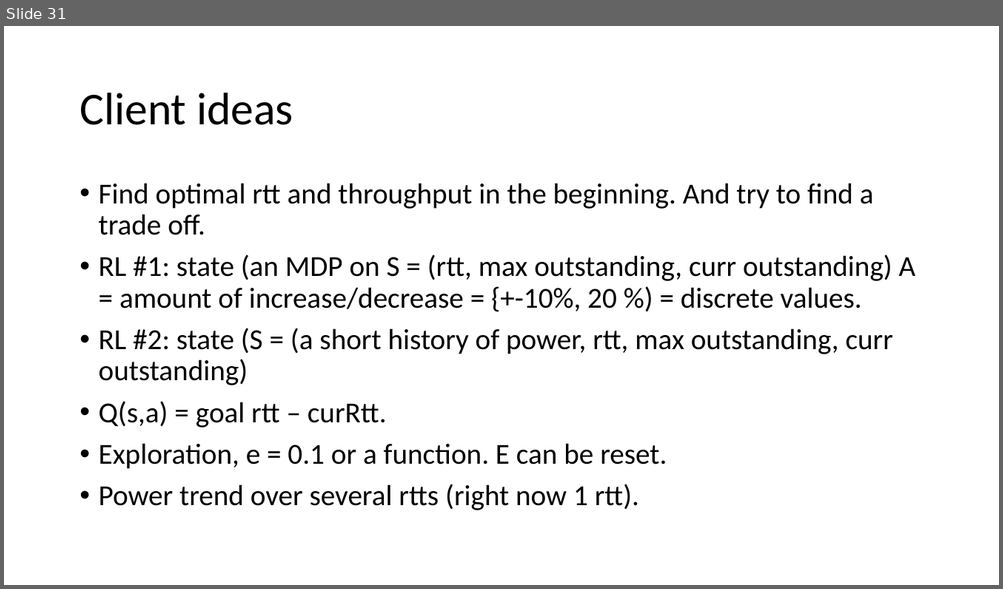
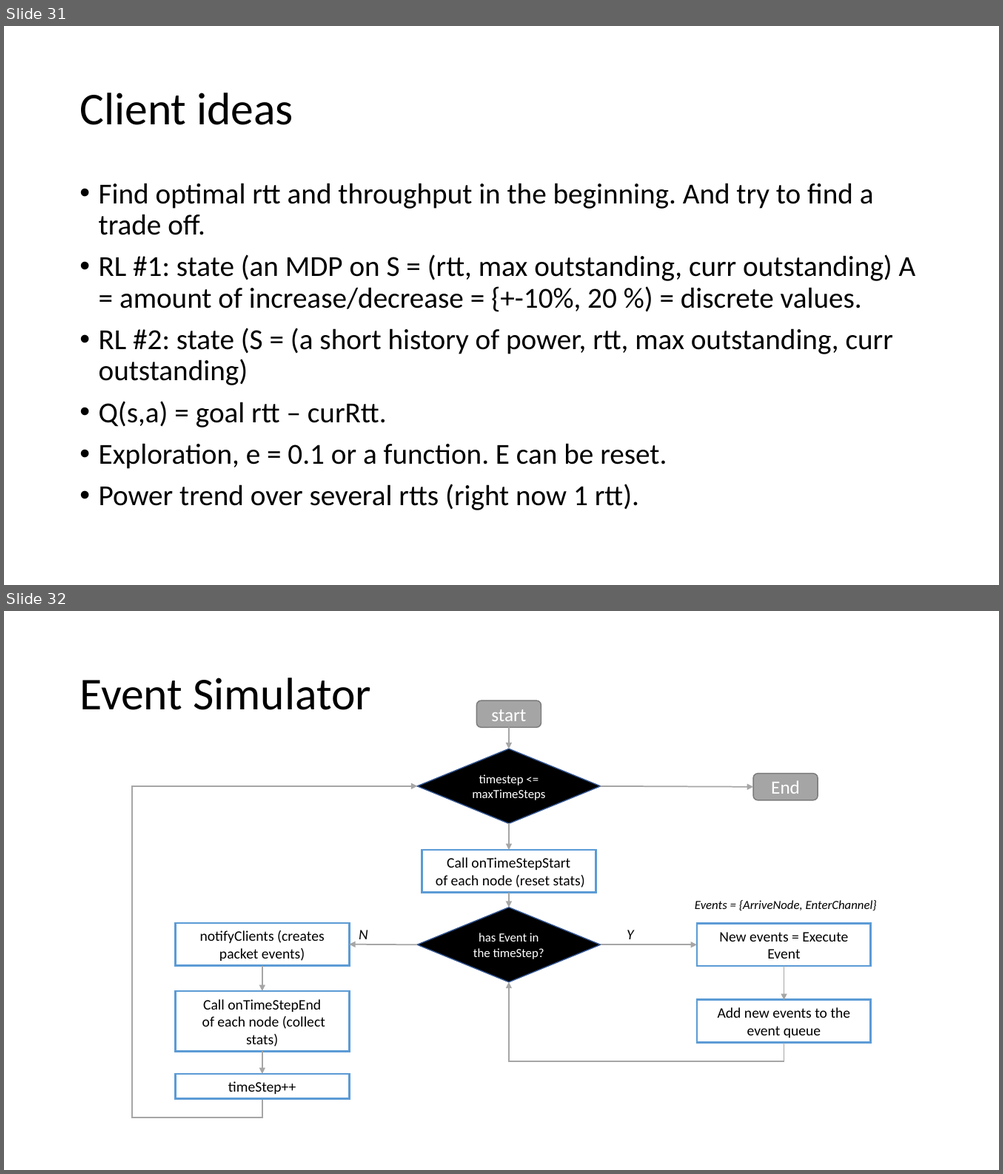
Before and after one commit to adhocmaster/pyns, a slide deck: doc/plan.pptx. Shown one above the other, each under a label of ours: slide 31 before the commit, slides 31 and 32 after it. The pictures are 1003x589 and 1003x1174 pixels, drawn with LibreOffice and Linux fonts; fonts in the diff are those of the drawing. Boxes give left, top, right and bottom in pixels: in the first picture for what was removed or moved away, otherwise in the second. Text is boxed around its words. In the diff, an @@ line names an element or a change of style, - is before the commit and + after.

```diff
--- a/doc/plan.pptx
+++ b/doc/plan.pptx
@@ slide 32 added at bbox=[4, 611, 999, 1170], background #FFFFFF @@
@@ title added at bbox=[79, 678, 371, 710], 44 pt, text #000000 @@
+Event Simulator
@@ text added at bbox=[694, 900, 876, 911], 12 pt, text #000000, italic @@
+Events = {ArriveNode, EnterChannel}
@@ group added at bbox=[132, 701, 871, 1119]: 9 arrows, 6 rectangles, 2 rounded rectangles, 2 diamonds, 2 elbow arrows, 2 texts @@
+Call onTimeStepStart
+of each node (reset stats)
+start
+timestep <= maxTimeSteps
+New events = Execute Event
+has Event in the timeStep?
+Add new events to the event queue
+notifyClients (creates packet events)
+Call onTimeStepEnd
+of each node (collect stats)
+Y
+N
+timeStep++
+End
```
Also in this commit, not shown: 2 other slides added, 1 slide removed, 10 other files.
